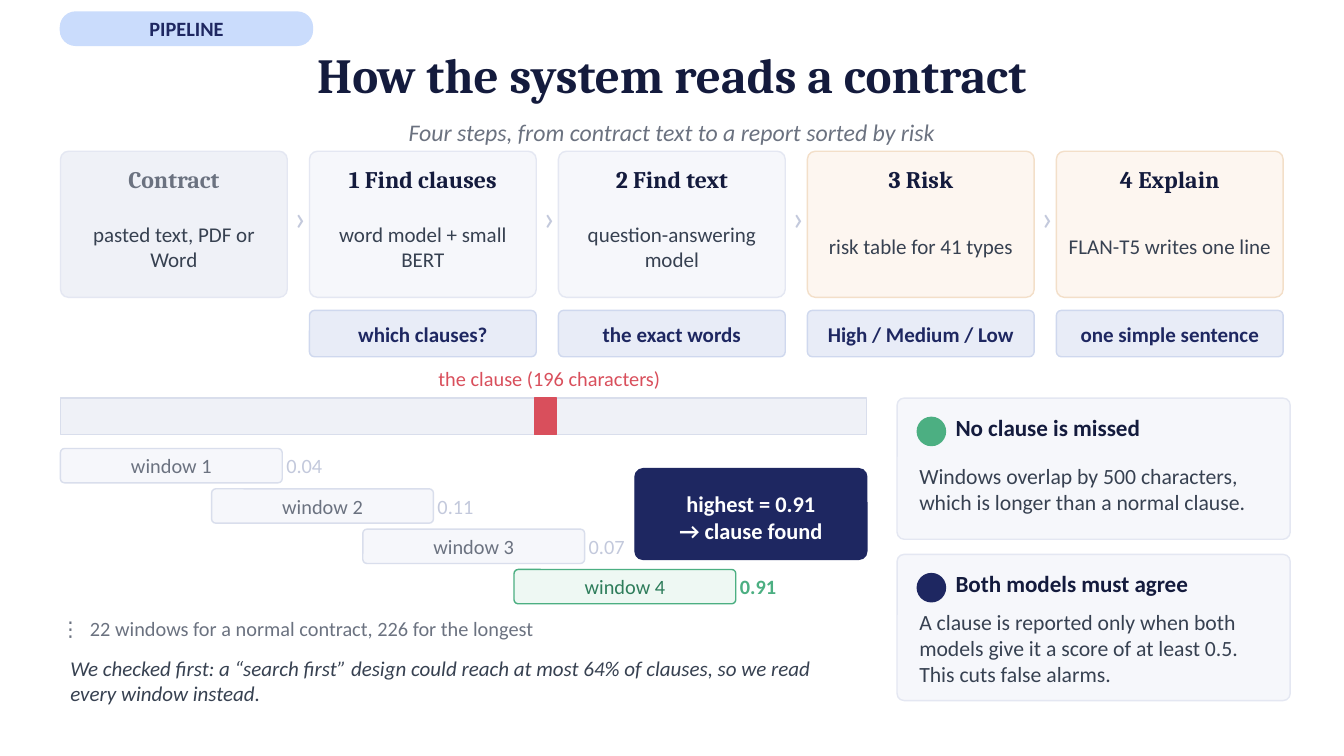
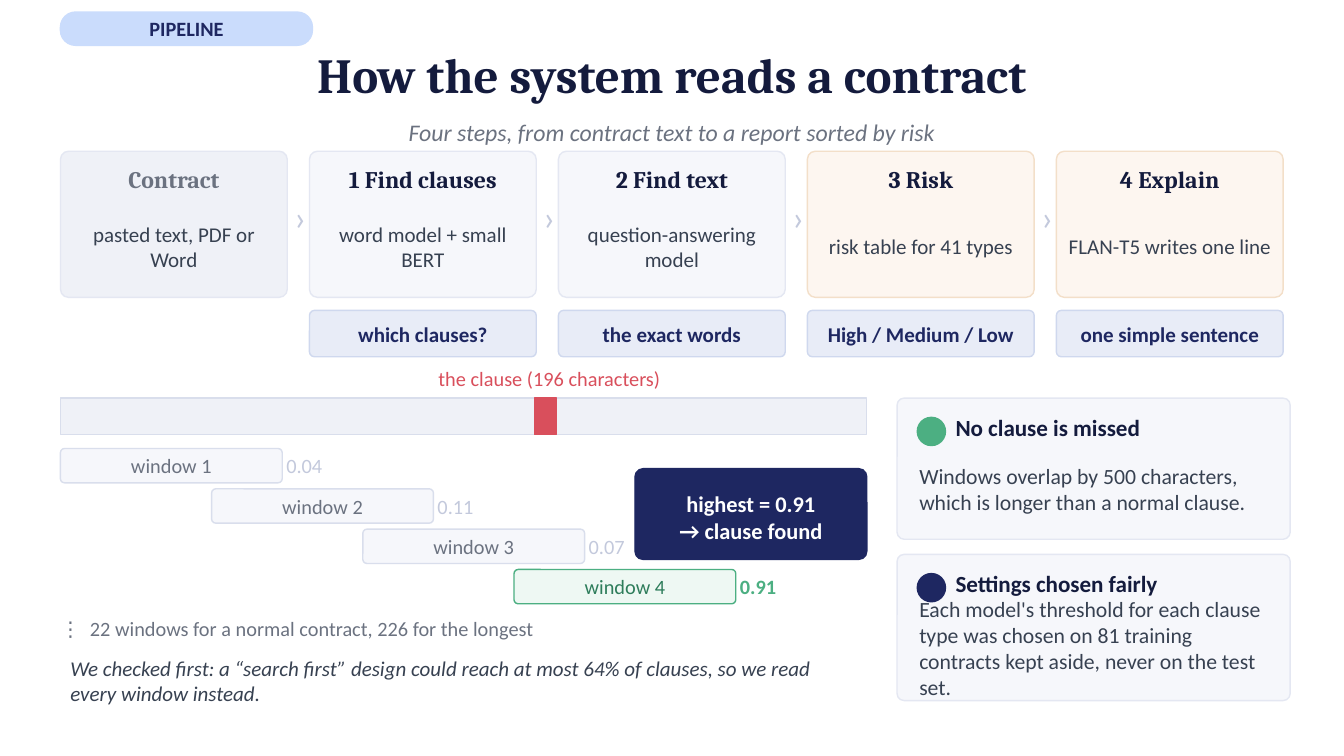
Before and after one commit to afnanmz168/clausify-p3, a slide deck: slide 6 of P25301051-p3-presentation-15-slides.pptx. Drawn at 1344x756 pixels with LibreOffice and Linux fonts; fonts in the diff are those of the drawing. Boxes give left, top, right and bottom in pixels: in the first picture for what was removed or moved away, otherwise in the second. Text is boxed around its words. In the diff, an @@ line names an element or a change of style, - is before the commit and + after.

```diff
--- a/P25301051-p3-presentation-15-slides.pptx
+++ b/P25301051-p3-presentation-15-slides.pptx
@@ text at <box>919,599,1260,695</box>: text changed @@
-A clause is reported only when both models give it a score of at least 0.5. This cuts false alarms.
+Each model's threshold for each clause type was chosen on 81 training contracts kept aside, never on the test set.
@@ text at <box>956,575,1158,596</box>: text changed @@
-Both models must agree
+Settings chosen fairly
```
Also in this commit, not shown: 7 other slides changed.
